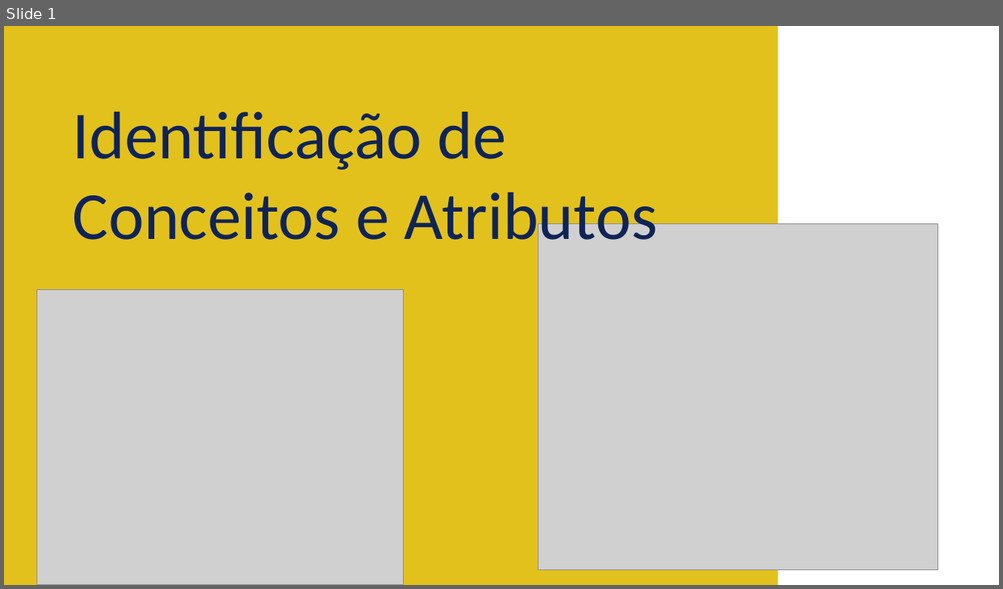
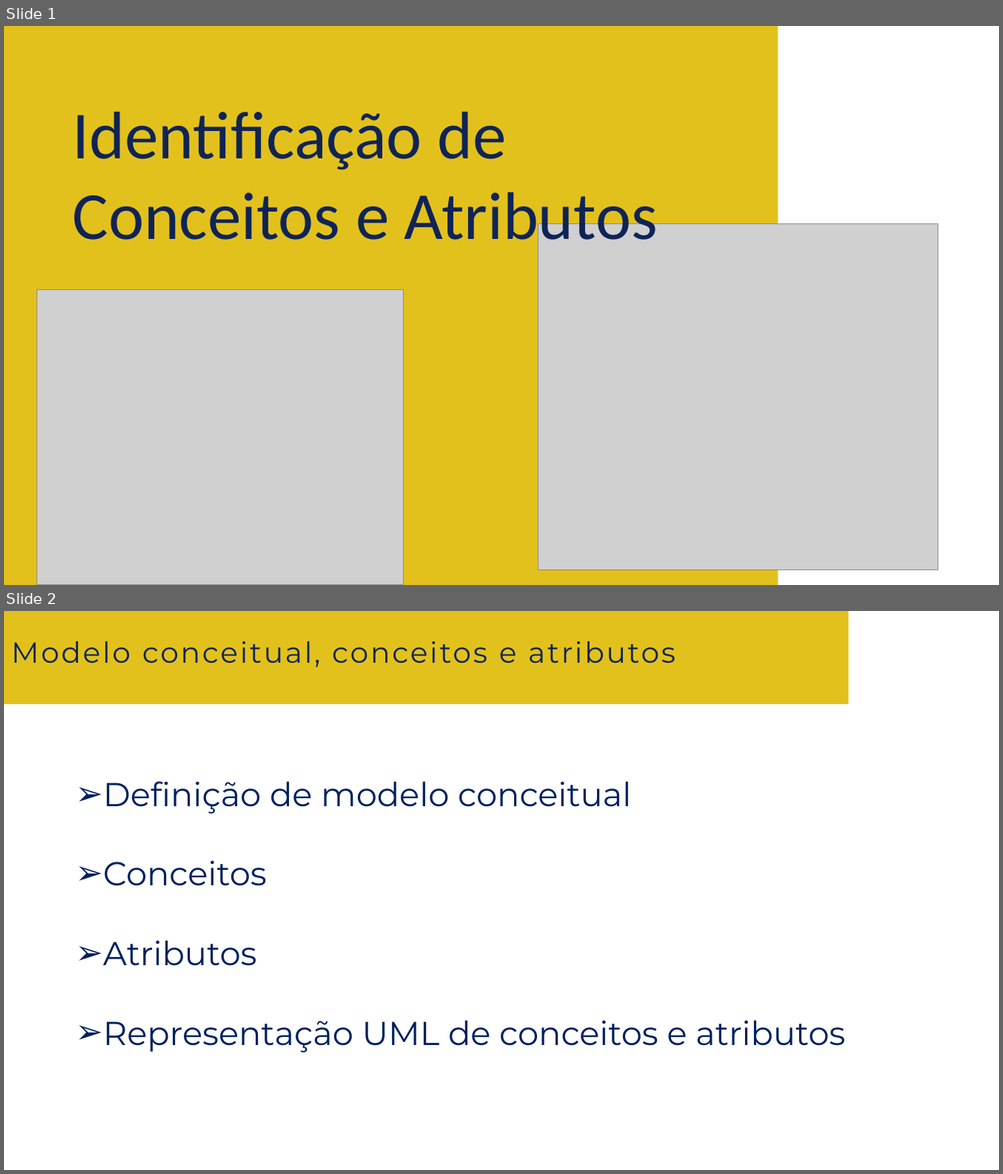
Before and after one commit to andreneves/PP, a slide deck: 02-IdentificaçãoDeConceitosEAtributos.pptx. Shown one above the other, each under a label of ours: slide 1 before the commit, slides 1 and 2 after it. The pictures are 1003x589 and 1003x1174 pixels, drawn with LibreOffice and Linux fonts; fonts in the diff are those of the drawing; grey boxes stand for pictures; background and template pictures are left out. Boxes give left, top, right and bottom in pixels: in the first picture for what was removed or moved away, otherwise in the second. Text is boxed around its words. In the diff, an @@ line names an element or a change of style, - is before the commit and + after.

```diff
--- a/02-IdentificaçãoDeConceitosEAtributos.pptx
+++ b/02-IdentificaçãoDeConceitosEAtributos.pptx
@@ slide 2 added at [4,611,999,1170], background picture (left out) @@
@@ rectangle added at [4,611,848,704], fill #E3C11D @@
@@ text added at [11,641,675,667], 28 pt, text #0F2456 @@
+Modelo conceitual, conceitos e atributos
@@ text added at [103,781,845,1053], 32 pt, text #002060 @@
+➢ Definição de modelo conceitual
+➢ Conceitos
+➢ Atributos
+➢ Representação UML de conceitos e atributos
```
Also in this commit, not shown: 1 slide changed, 15 other slides added.
